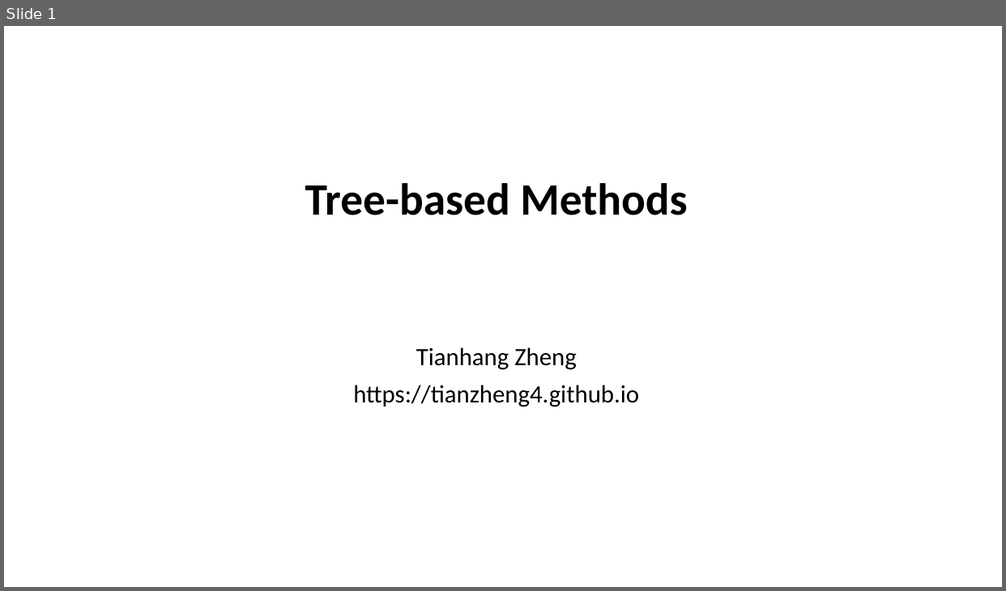
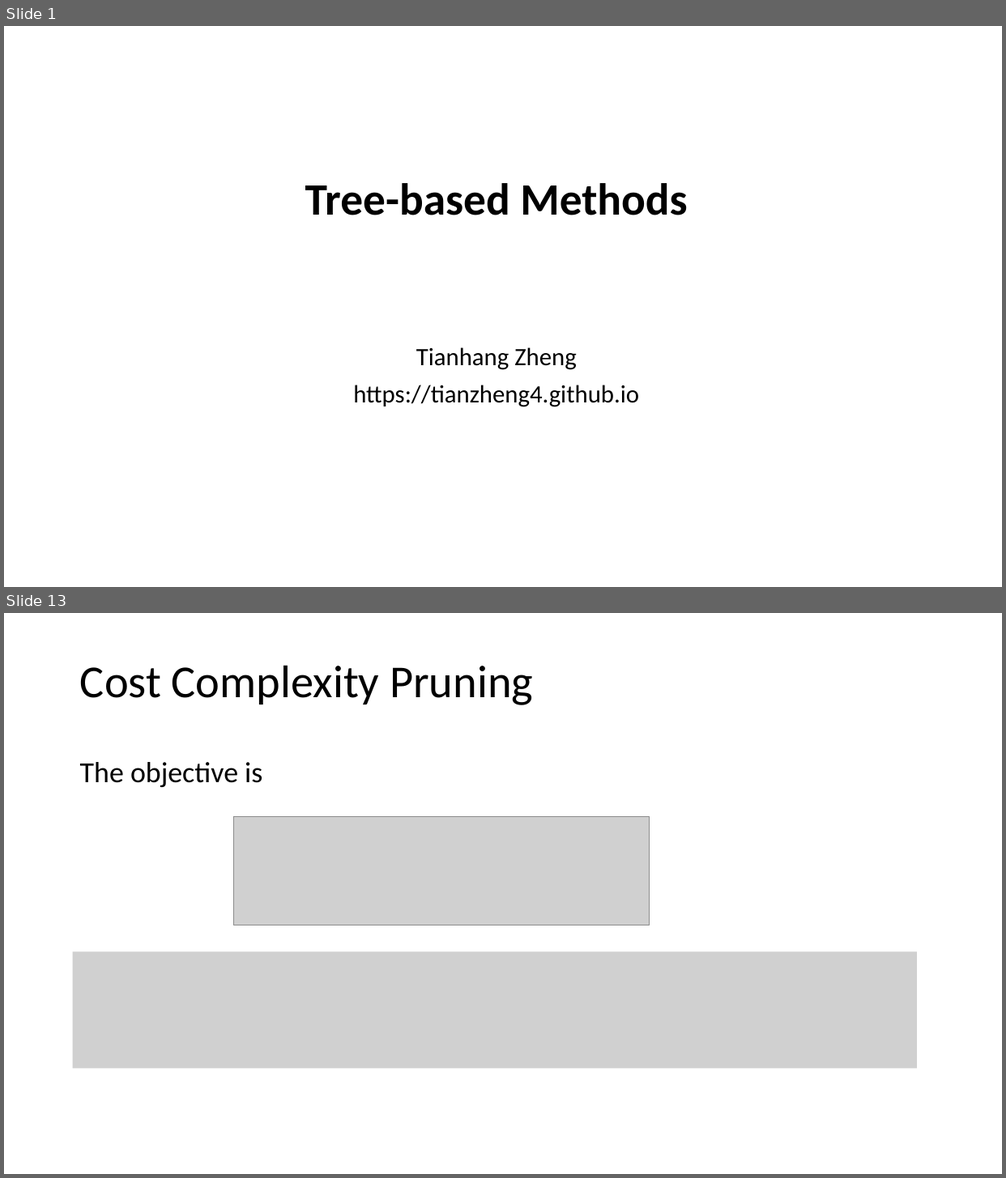
Before and after one commit to tianzheng4/tianzheng4.github.io, a slide deck: _umkc-teaching/slides/Lecture9.pptx. Shown one above the other, each under a label of ours: slide 1 before the commit, slides 1 and 13 after it; the slides between them are not shown. The pictures are 1006x591 and 1006x1178 pixels, drawn with LibreOffice and Linux fonts; fonts in the diff are those of the drawing; grey boxes stand for pictures. Boxes give left, top, right and bottom in pixels: in the first picture for what was removed or moved away, otherwise in the second. Text is boxed around its words. In the diff, an @@ line names an element or a change of style, - is before the commit and + after.

```diff
--- a/_umkc-teaching/slides/Lecture9.pptx
+++ b/_umkc-teaching/slides/Lecture9.pptx
@@ slide 13 added at [4,613,1002,1174], background #FFFFFF @@
@@ title added at [80,665,533,705], 44 pt, text #000000 @@
+Cost Complexity Pruning
@@ text added at [80,762,262,787], 28 pt, text #000000 @@
+The objective is
@@ picture added at [233,817,650,925] @@
@@ picture added at [73,952,918,1069] @@
```
Also in this commit, not shown: 6 slides changed, 18 other slides added, 14 slides removed.
